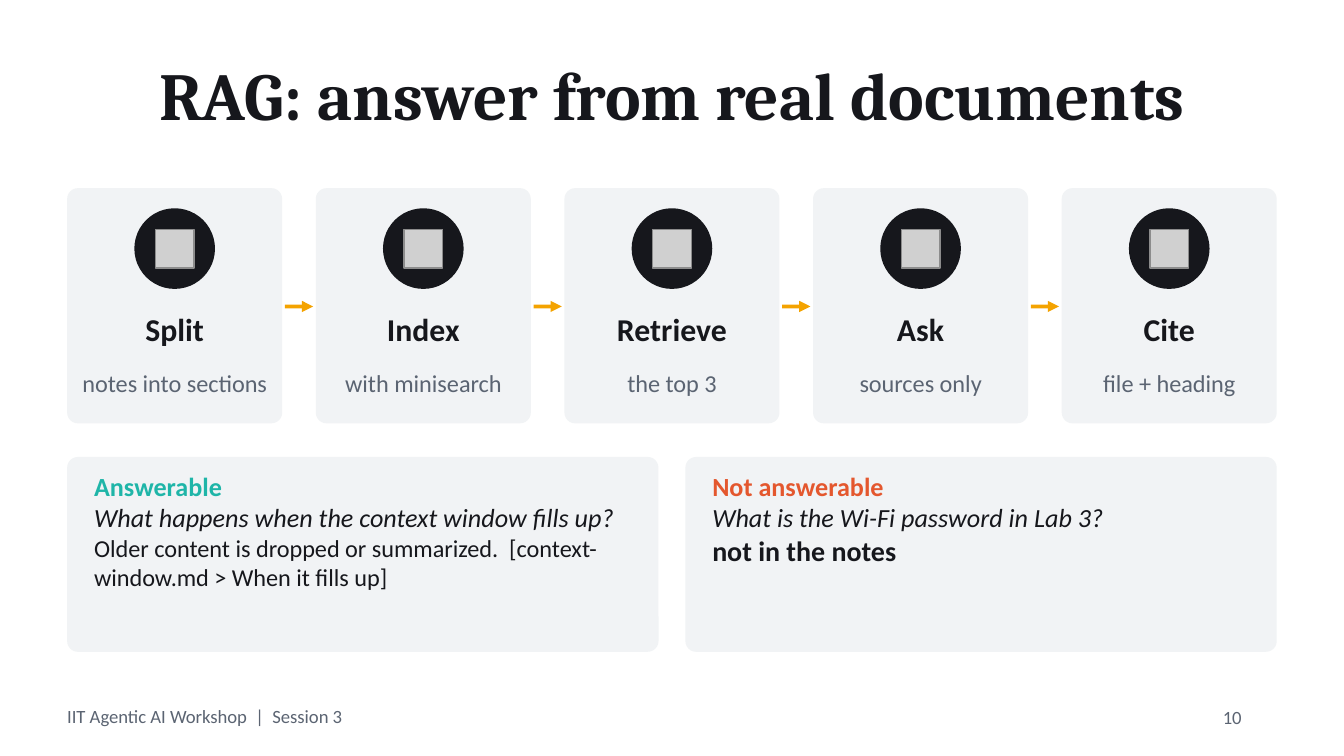
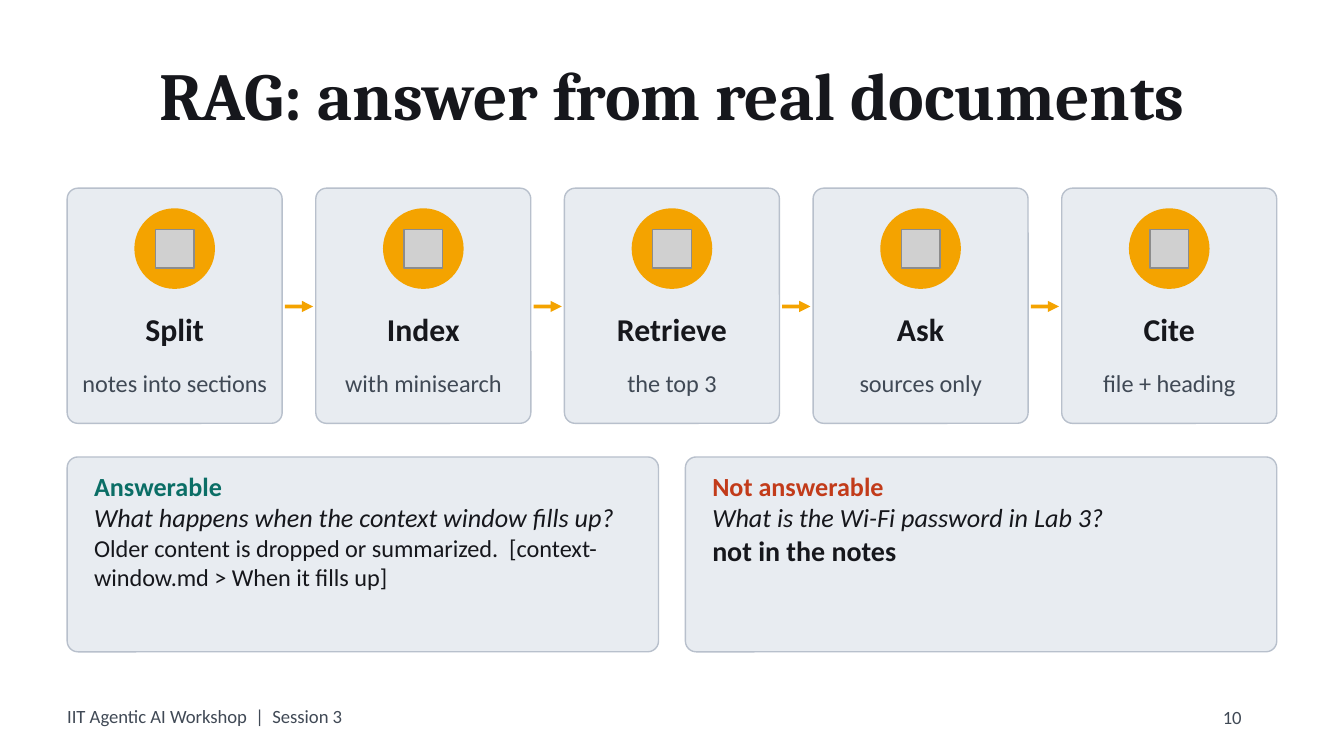
Before and after one commit to jiteshsureka/iit-agentic-ai-session3, a slide deck: slide 10 of deck/session3.pptx. Drawn at 1344x756 pixels with LibreOffice and Linux fonts; fonts in the diff are those of the drawing; grey boxes stand for pictures. Boxes give left, top, right and bottom in pixels: in the first picture for what was removed or moved away, otherwise in the second. Text is boxed around its words. In the diff, an @@ line names an element or a change of style, - is before the commit and + after.

```diff
--- a/deck/session3.pptx
+++ b/deck/session3.pptx
@@ fill #16171C to #F4A300 in 5 elements at (x1=134, y1=208, x2=215, y2=289), (x1=383, y1=208, x2=464, y2=289), (x1=632, y1=208, x2=712, y2=289), (x1=880, y1=208, x2=961, y2=289), (x1=1129, y1=208, x2=1210, y2=289) @@
@@ text at (x1=94, y1=477, x2=222, y2=496): text colour #1FB5A8 to #0B6E66 in "Answerable" @@
@@ fill #F1F3F5 to #E8ECF1; outline none to #B8C0CC 0.75 pt in 7 elements at (x1=67, y1=188, x2=282, y2=423), (x1=316, y1=188, x2=531, y2=423), (x1=564, y1=188, x2=780, y2=423), (x1=813, y1=188, x2=1028, y2=423), (x1=1062, y1=188, x2=1277, y2=423), (x1=67, y1=457, x2=659, y2=652), (x1=685, y1=457, x2=1277, y2=652) @@
@@ text at (x1=712, y1=477, x2=884, y2=496): text colour #E4572E to #C23B1A in "Not answerable" @@
@@ text colour #5B6472 to #404955 in 7 elements at (x1=82, y1=375, x2=267, y2=392), (x1=345, y1=375, x2=501, y2=392), (x1=627, y1=375, x2=716, y2=396), (x1=860, y1=375, x2=982, y2=396), (x1=1103, y1=375, x2=1236, y2=396), (x1=1223, y1=712, x2=1242, y2=724), (x1=67, y1=710, x2=342, y2=726) @@
```
Also in this commit, not shown: 26 other slides changed, 2 other files.
